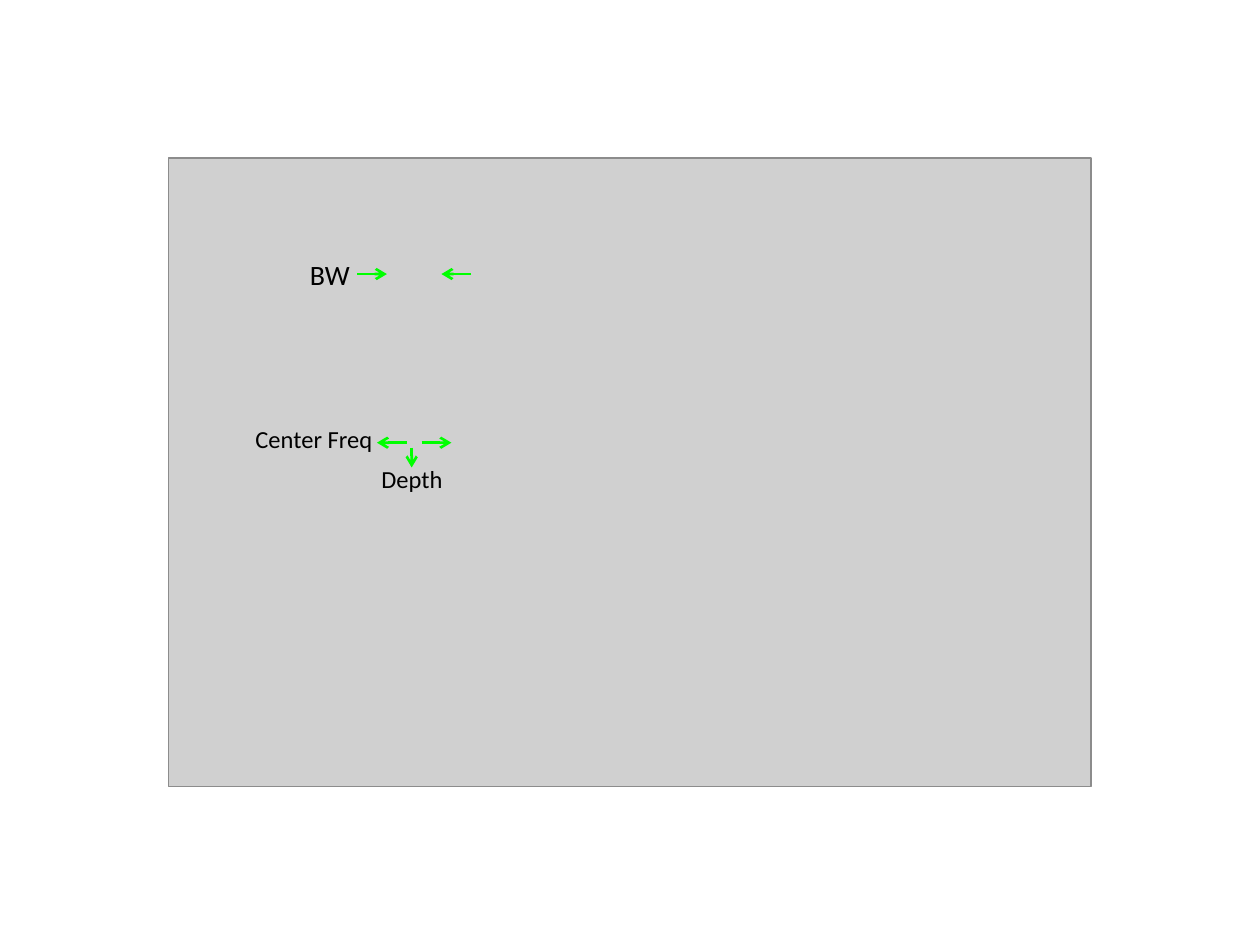
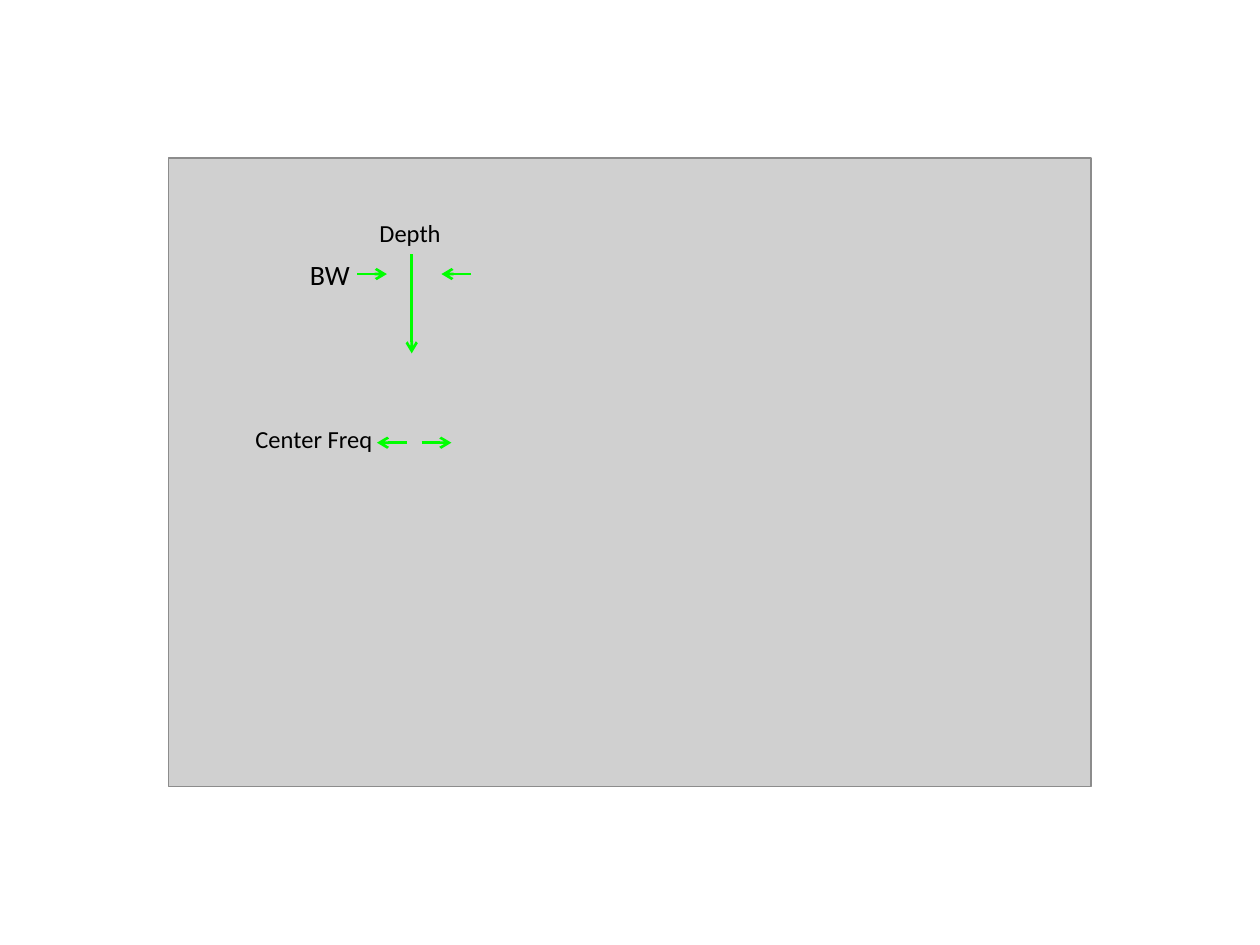
Before and after one commit to SerhatOzkucuk/PhD-Works, a slide deck: slide 11 of Parameter Estimation Works/review_IEEE Transaction on industrial electronics format/TRANS-JOUR/word/review_paper_drawings.pptx. Drawn at 1260x945 pixels with LibreOffice and Linux fonts; fonts in the diff are those of the drawing; grey boxes stand for pictures. Boxes give left, top, right and bottom in pixels: in the first picture for what was removed or moved away, otherwise in the second. Text is boxed around its words. In the diff, an @@ line names an element or a change of style, - is before the commit and + after.

```diff
--- a/Parameter Estimation Works/review_IEEE Transaction on industrial electronics format/TRANS-JOUR/word/review_paper_drawings.pptx
+++ b/Parameter Estimation Works/review_IEEE Transaction on industrial electronics format/TRANS-JOUR/word/review_paper_drawings.pptx
@@ text "Depth": place and size @@
-text "Depth" at [381,471,442,492]
+text "Depth" at [379,225,440,246]
@@ arrow moved from (412, 447) - (412, 467) to (412, 255) - (412, 354) @@
```
Also in this commit, not shown: 8 other slides changed, 3 slides added, 5 other files.
